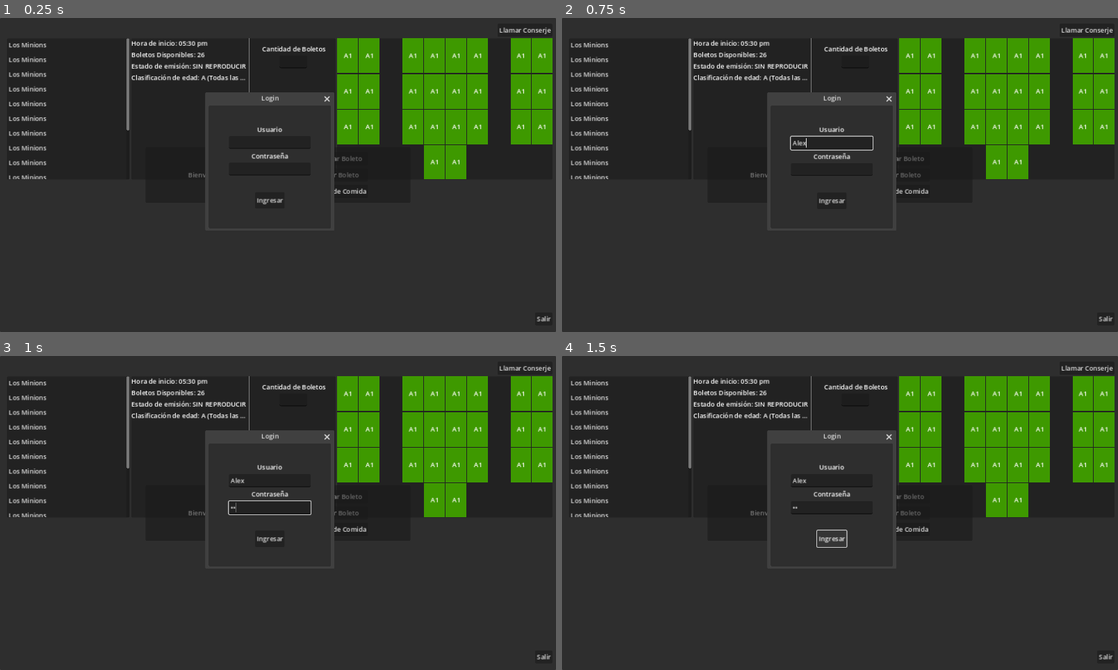
Above: before the commit, frames 1-4 (two rows, left to right).
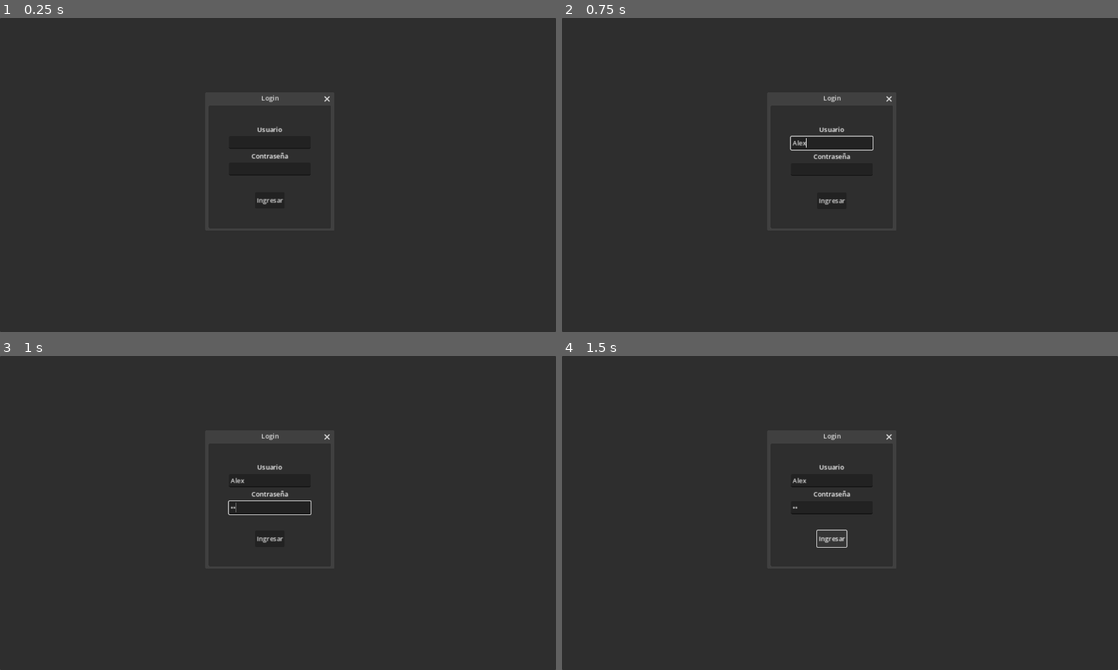
Above: after the commit, the same moments.

Repository: Frodo-tech/Projecto-Ing-Soft-G4
Game: Godot game, scene res://control.tscn
Same seed, same stepped clock (60 frames per second), same inputs: the game is played once before the commit and once after it. The project has no main scene, so this scene is started directly.
Inputs (mouse positions are in pixels of both pictures, inside the frame that each line leads up to):
- Up to frame 1 (0.25 s): no input
- Up to frame 2 (0.75 s): click (834, 143) at 0.52 s; type "Alex" at 0.6 s
- Up to frame 3 (1 s): click (272, 506) at 0.75 s; type "12" at 0.83 s
- Up to frame 4 (1.5 s): click "Ingresar" at 1.25 s

The runs differ from the first frame. In frame 1, 12% of the frame differs, in the area x 1-100%, y 3-97%; in frame 2, 12%; in frame 3, 12%; in frame 4, 12%.

Commit message:
Login-based interface selection implemented

Diff:
--- a/Login.tscn
+++ b/Login.tscn
@@ -13,7 +13,6 @@
 pivot_offset = Vector2(125, 135)
 
 [node name="VBoxContainer" type="VBoxContainer" parent="."]
-layout_mode = 1
 anchors_preset = 15
 anchor_right = 1.0
 anchor_bottom = 1.0
@@ -23,7 +22,6 @@
 alignment = 1
 
 [node name="Label" type="Label" parent="VBoxContainer"]
-layout_mode = 2
 offset_top = 279.0
 offset_right = 1360.0
 offset_bottom = 305.0
@@ -32,7 +30,6 @@
 
 [node name="UserField" type="LineEdit" parent="VBoxContainer"]
 custom_minimum_size = Vector2i(200, 0)
-layout_mode = 2
 offset_left = 580.0
 offset_top = 310.0
 offset_right = 780.0
@@ -41,7 +38,6 @@
 size_flags_vertical = 4
 
 [node name="Label2" type="Label" parent="VBoxContainer"]
-layout_mode = 2
 offset_top = 346.0
 offset_right = 1360.0
 offset_bottom = 372.0
@@ -50,7 +46,6 @@
 
 [node name="PassField" type="LineEdit" parent="VBoxContainer"]
 custom_minimum_size = Vector2i(200, 0)
-layout_mode = 2
 offset_left = 580.0
 offset_top = 377.0
 offset_right = 780.0
@@ -60,7 +55,6 @@
 secret = true
 
 [node name="HSeparator" type="HSeparator" parent="VBoxContainer"]
-layout_mode = 2
 offset_top = 413.0
 offset_right = 1360.0
 offset_bottom = 443.0
@@ -69,7 +63,6 @@
 
 [node name="Button" type="Button" parent="VBoxContainer"]
 custom_minimum_size = Vector2i(60, 40)
-layout_mode = 2
 offset_left = 643.0
 offset_top = 448.0
 offset_right = 716.0
--- a/LoginManager.gd
+++ b/LoginManager.gd
@@ -20,7 +20,7 @@
 
 
 # Called every frame. 'delta' is the elapsed time since the previous frame.
-func _process(delta):
+func _process(_delta):
 	pass
 
 
@@ -39,3 +39,5 @@
 		print("Contraseña incorrecta")
 		return
 	print("Logueado")
+
+	emit_signal("successful_signal",users.get(usuario)[1])
--- a/Popup.gd
+++ b/Popup.gd
@@ -8,9 +8,13 @@
 
 
 # Called every frame. 'delta' is the elapsed time since the previous frame.
-func _process(delta):
+func _process(_delta):
 	pass
 
 
 func _on_popup_close_requested():
 	hide()
+
+
+func _on_login_manager_successful_signal(_tipo_usuario):
+	hide()
--- a/control.gd
+++ b/control.gd
@@ -9,7 +9,7 @@
 
 
 # Called every frame. 'delta' is the elapsed time since the previous frame.
-func _process(delta):
+func _process(_delta):
 	pass
 
 
@@ -18,4 +18,12 @@
 	var new_interface
 	match tipo_usuario:
 		"vendedor":
-			new_interface = load("res://employee_interface.tscn")
+			new_interface = load(interfaz_vendedor)
+
+		"cliente":
+			new_interface = load(interfaz_cliente)
+
+		_:
+			return
+	var instance = new_interface.instantiate()
+	MainContainer.add_child(instance)
--- a/control.tscn
+++ b/control.tscn
@@ -1,10 +1,8 @@
-[gd_scene load_steps=6 format=3 uid="uid://pbvv2r0rn62s"]
+[gd_scene load_steps=4 format=3 uid="uid://pbvv2r0rn62s"]
 
 [ext_resource type="Script" path="res://control.gd" id="1_1l48v"]
 [ext_resource type="Script" path="res://Popup.gd" id="1_s2aci"]
 [ext_resource type="PackedScene" uid="uid://damnj6214jvcd" path="res://Login.tscn" id="1_vk5re"]
-[ext_resource type="PackedScene" uid="uid://dy1tdoybw2j72" path="res://client_interface.tscn" id="1_yok83"]
-[ext_resource type="PackedScene" uid="uid://dxmok073vb72j" path="res://employee_interface.tscn" id="2_73irx"]
 
 [node name="Main" type="Control"]
 layout_mode = 3
@@ -30,26 +28,6 @@
 anchor_bottom = 1.0
 grow_horizontal = 2
 grow_vertical = 2
-
-[node name="ClientInterface" parent="ReferenceRect/PanelContainer" instance=ExtResource("1_yok83")]
-layout_mode = 2
-anchors_preset = 0
-anchor_right = 0.0
-anchor_bottom = 0.0
-offset_right = 1360.0
-offset_bottom = 768.0
-grow_horizontal = 1
-grow_vertical = 1
-
-[node name="EmployeeInterface" parent="ReferenceRect/PanelContainer" instance=ExtResource("2_73irx")]
-layout_mode = 2
-anchors_preset = 0
-anchor_right = 0.0
-anchor_bottom = 0.0
-offset_right = 1360.0
-offset_bottom = 768.0
-grow_horizontal = 1
-grow_vertical = 1
 
 [node name="Popup" type="Popup" parent="."]
 title = "Login"
@@ -78,5 +56,6 @@
 
 [connection signal="close_requested" from="Popup" to="Popup" method="_on_popup_close_requested"]
 [connection signal="successful_signal" from="Popup/Control/LoginManager" to="." method="_on_login_manager_successful_signal"]
+[connection signal="successful_signal" from="Popup/Control/LoginManager" to="Popup" method="_on_login_manager_successful_signal"]
 
 [editable path="Popup/Control"]
